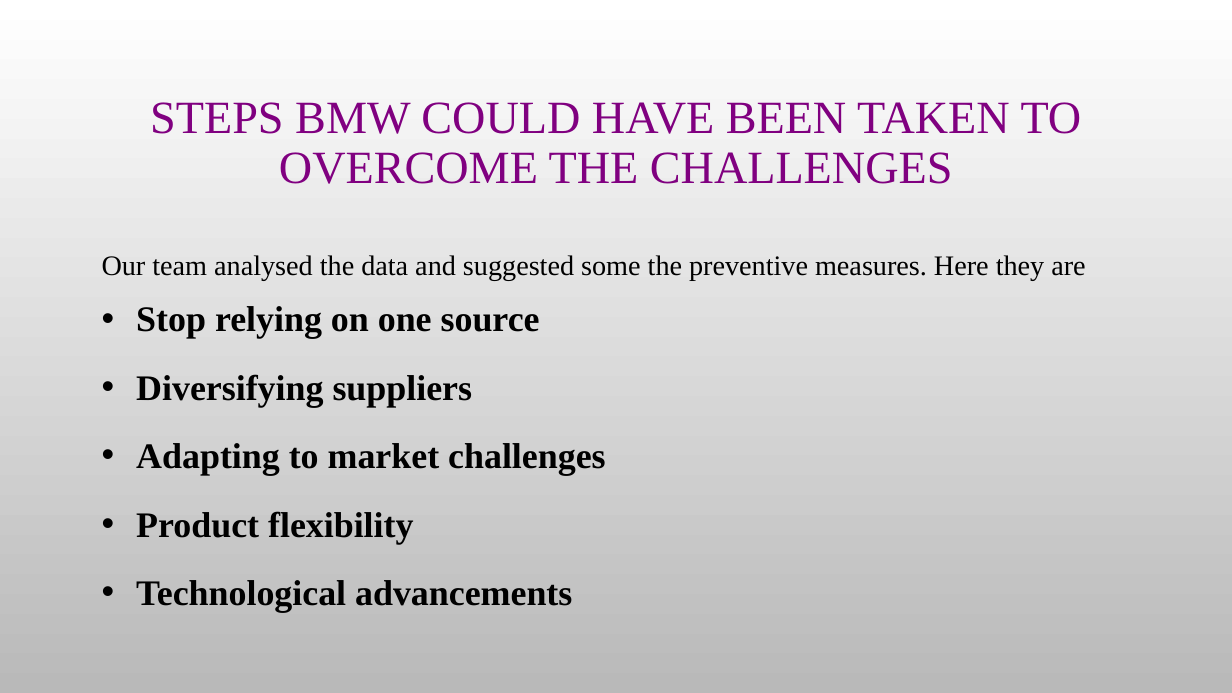
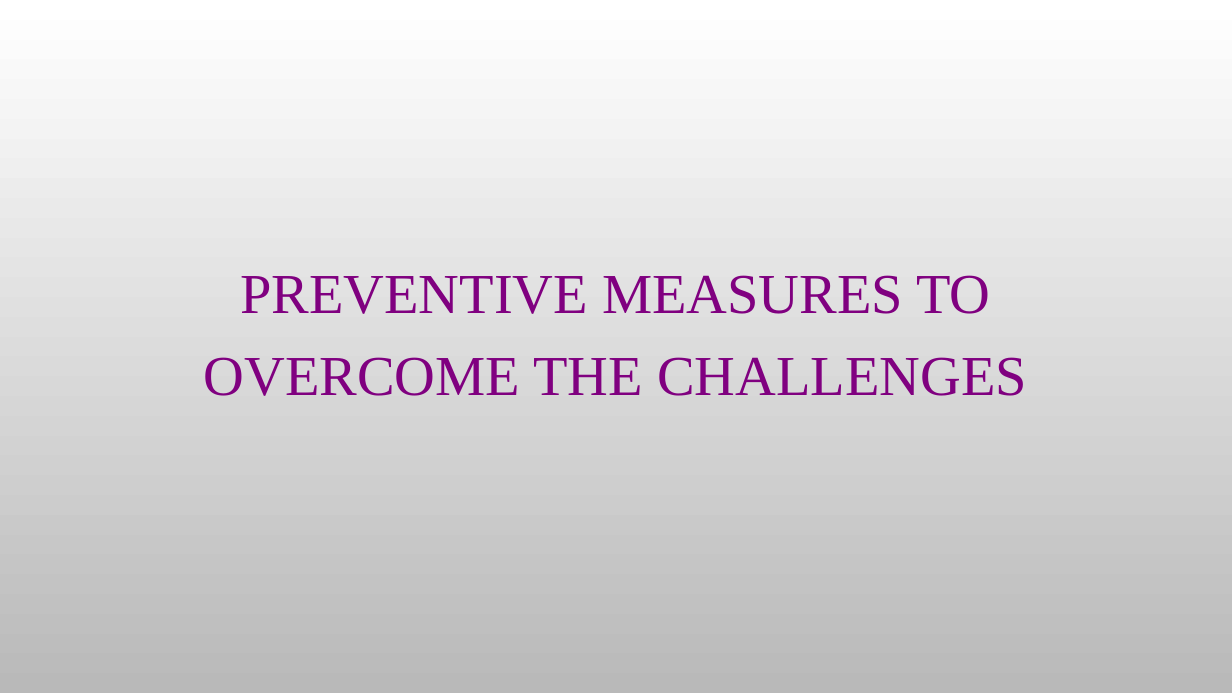
Before and after one commit to agarwabhavya30/Sales-Data-Analysis, a slide deck: slide 16 of Mrs Sivadurga story BMW.pptx (slide 10 before the commit). Drawn at 1232x693 pixels with LibreOffice and Linux fonts; fonts in the diff are those of the drawing; background and template pictures are left out. Boxes give left, top, right and bottom in pixels: in the first picture for what was removed or moved away, otherwise in the second. Text is boxed around its words. In the diff, an @@ line names an element or a change of style, - is before the commit and + after.

```diff
--- a/Mrs Sivadurga story BMW.pptx
+++ b/Mrs Sivadurga story BMW.pptx
@@ title removed at (150, 102, 1082, 184) @@
-STEPS BMW COULD HAVE BEEN TAKEN TO OVERCOME THE CHALLENGES
@@ text at (204, 275, 1027, 396): text changed; size 28 to 44 pt; text colour #000000 to #800080; bold off @@
-Our team analysed the data and suggested some the preventive measures. Here they are
-• Stop relying on one source
-• Diversifying suppliers
-• Adapting to market challenges
-• Product flexibility
-• Technological advancements
+PREVENTIVE MEASURES TO OVERCOME THE CHALLENGES
```
Also in this commit, not shown: 3 other slides changed, 11 slides added, 1 slide removed.
